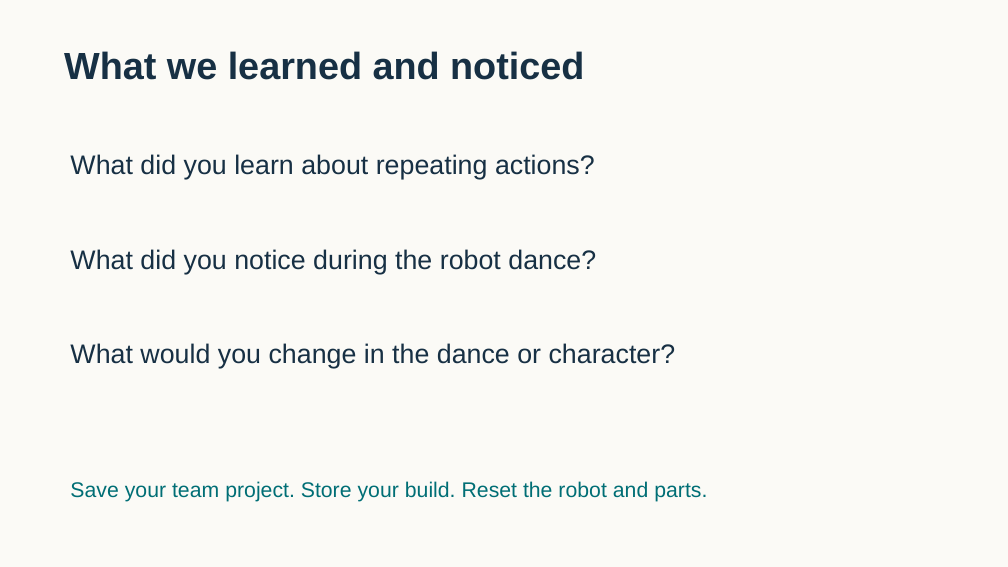
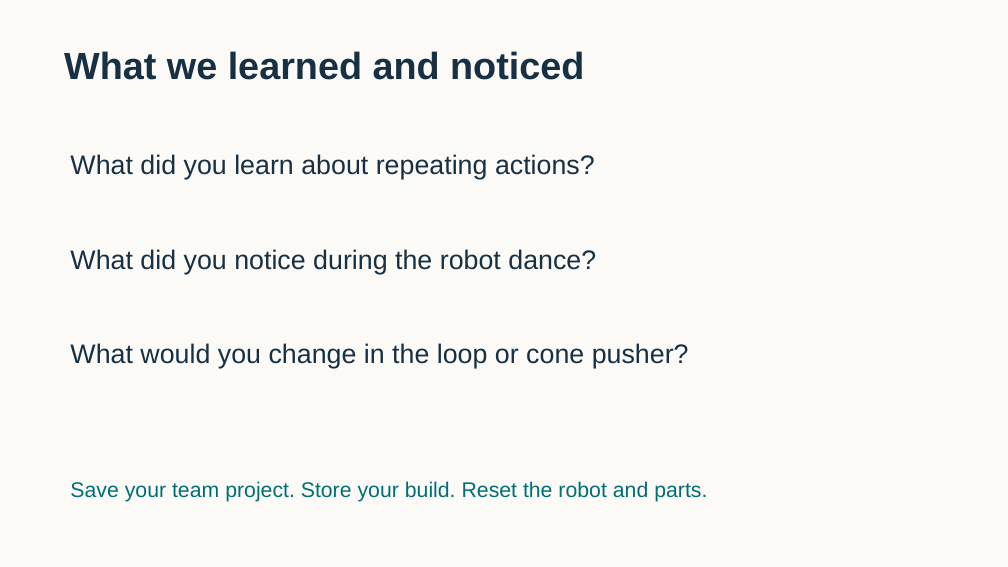
Before and after one commit to FRC999/YMCA-SPIKE-education, a slide deck: slide 7 of 03_Presentations/W03_dance.pptx (slide 6 before the commit). Drawn at 1008x567 pixels with LibreOffice and Linux fonts; fonts in the diff are those of the drawing. Boxes give left, top, right and bottom in pixels: in the first picture for what was removed or moved away, otherwise in the second. Text is boxed around its words. In the diff, an @@ line names an element or a change of style, - is before the commit and + after.

Commit message:
Replace Week 3 character build with cone pusher and teach build steps in slides

```diff
--- a/03_Presentations/W03_dance.pptx
+++ b/03_Presentations/W03_dance.pptx
@@ text at bbox=[70, 343, 689, 368]: text changed @@
-What would you change in the dance or character?
+What would you change in the loop or cone pusher?
```
Also in this commit, not shown: 2 other slides changed, 2 slides added, 1 slide removed, 30 other files.
